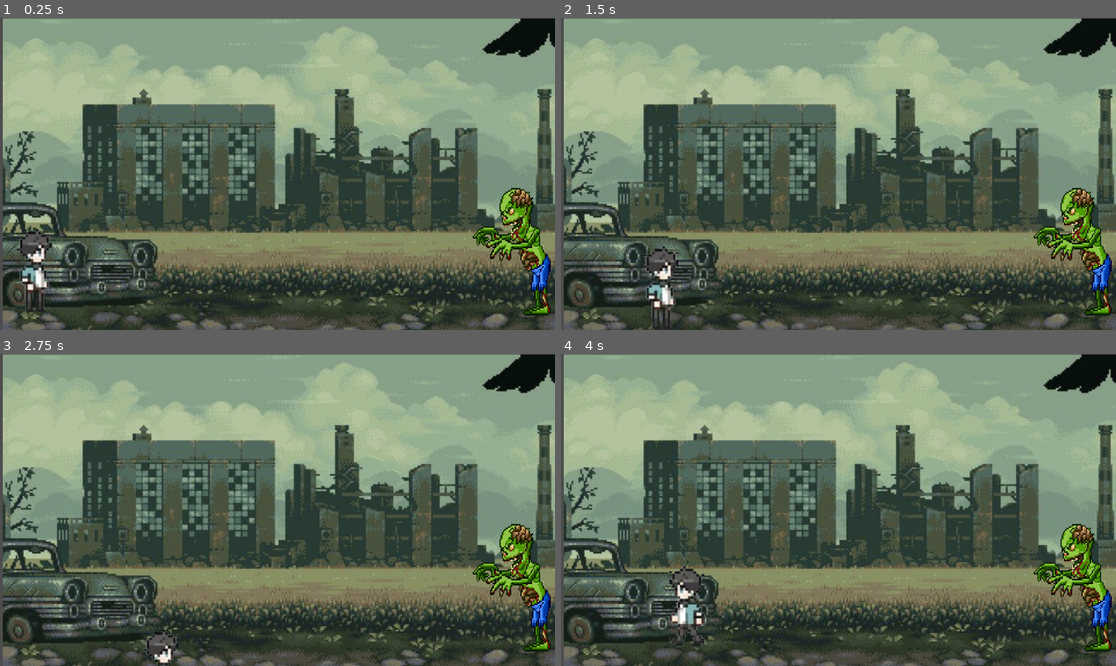
Above: before the commit, frames 1-4 (two rows, left to right).
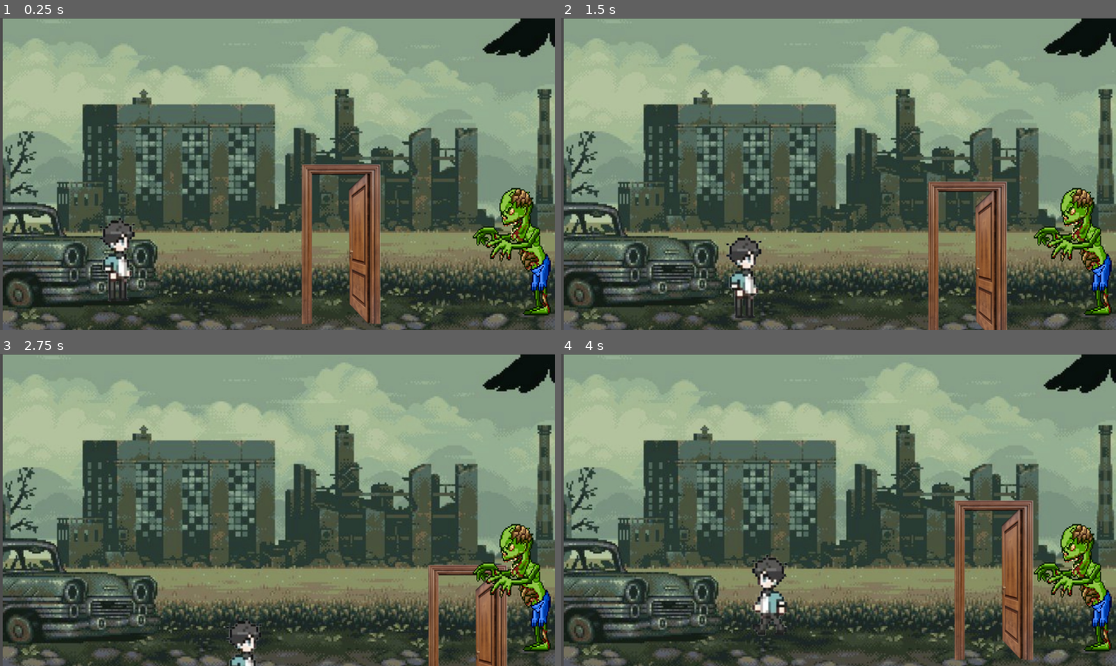
Above: after the commit, the same moments.

Repository: Kasandra2412/Group_Lab2
Game: Godot game, scene res://background.tscn
The game is run twice, just before and just after one commit, with the same random seed, the same clock (stepped at 60 frames per second) and the same inputs.
Inputs:
- Up to frame 1 (0.25 s): no input
- Up to frame 2 (1.5 s): tap Enter at 0.5 s; hold Right (ui_right) 0.53-1.28 s; hold Down (ui_down) from 1.28 s (still down)
- Up to frame 3 (2.75 s): release Down (ui_down) at 2.03 s; hold Right (ui_right) from 2.03 s (still down)
- Up to frame 4 (4 s): release Right (ui_right) at 2.78 s; hold Up (ui_up) 2.78-3.53 s; hold Left (ui_left) from 3.53 s (still down)

The runs differ from the first frame. In frame 1, 5.4% of the frame differs, in the area x 3-69%, y 46-99%; in frame 2, 5.2%; in frame 3, 3.0%; in frame 4, 5.5%, in the area x 19-86%, y 46-98%.

Commit message:
added a door

Diff:
--- a/background.tscn
+++ b/background.tscn
@@ -1,8 +1,9 @@
-[gd_scene load_steps=4 format=3 uid="uid://dsrcny7m8r21x"]
+[gd_scene load_steps=5 format=3 uid="uid://b4o7eo8x8jtok"]
 
 [ext_resource type="Texture2D" uid="uid://2bqexj8hxgpg" path="res://IMG_2435.jpg" id="1_aa1g3"]
-[ext_resource type="PackedScene" uid="uid://bj24ofi5iqa5p" path="res://Character.tscn" id="2_xjaqu"]
-[ext_resource type="PackedScene" uid="uid://c7xi7pn2donxd" path="res://monster.tscn" id="3_ssbw4"]
+[ext_resource type="PackedScene" path="res://Character.tscn" id="2_xjaqu"]
+[ext_resource type="Texture2D" uid="uid://c5jrd57rc4h8s" path="res://door .webp" id="3_2csao"]
+[ext_resource type="PackedScene" path="res://monster.tscn" id="3_ssbw4"]
 
 [node name="Background" type="Sprite2D"]
 position = Vector2(589, 337)
@@ -10,7 +11,13 @@
 texture = ExtResource("1_aa1g3")
 
 [node name="Area2D" parent="." instance=ExtResource("2_xjaqu")]
-position = Vector2(-588.752, 241.714)
+position = Vector2(-399.116, 215.976)
+
+[node name="Node2D" type="Node2D" parent="Area2D"]
+
+[node name="Door" type="Sprite2D" parent="Area2D"]
+position = Vector2(530.318, -67.1426)
+texture = ExtResource("3_2csao")
 
 [node name="Monster" parent="." instance=ExtResource("3_ssbw4")]
 position = Vector2(526.893, 167.737)
--- /dev/null
+++ b/door.tscn
@@ -0,0 +1,7 @@
+[gd_scene load_steps=2 format=3 uid="uid://bnpkoe0uqfk04"]
+
+[ext_resource type="PackedScene" uid="uid://bnpkoe0uqfk04" path="res://door.tscn" id="1_ngl0y"]
+
+[node name="node 2d" type="Node2D"]
+
+[node name="Door" parent="." instance=ExtResource("1_ngl0y")]
--- /dev/null
+++ b/node_2d.tscn
@@ -0,0 +1,7 @@
+[gd_scene load_steps=2 format=3 uid="uid://bl8back7mtfh1"]
+
+[ext_resource type="PackedScene" uid="uid://bnpkoe0uqfk04" path="res://door.tscn" id="1_ro4fk"]
+
+[node name="node 2d" type="Node2D"]
+
+[node name="Door" parent="." instance=ExtResource("1_ro4fk")]
--- /dev/null
+++ b/sprite_2d.tscn
@@ -0,0 +1,40 @@
+[gd_scene load_steps=7 format=3 uid="uid://bxw1moj4ivqfj"]
+
+[ext_resource type="Script" path="res://sprite_2d.gd" id="2_lssfl"]
+[ext_resource type="Texture2D" uid="uid://c6iviqb4f1x0o" path="res://Stand.png" id="3_acxy3"]
+[ext_resource type="Texture2D" uid="uid://ctsh5s8v42sd1" path="res://Walk.png" id="3_lk6xp"]
+[ext_resource type="Texture2D" uid="uid://dnkm20iqwwlum" path="res://icon.svg" id="4_jnjul"]
+
+[sub_resource type="SpriteFrames" id="SpriteFrames_r3kyd"]
+animations = [{
+"frames": [{
+"duration": 1.0,
+"texture": ExtResource("3_acxy3")
+}, {
+"duration": 1.0,
+"texture": ExtResource("3_lk6xp")
+}],
+"loop": true,
+"name": &"walk",
+"speed": 5.0
+}]
+
+[sub_resource type="CapsuleShape2D" id="CapsuleShape2D_yrrjv"]
+radius = 37.0
+height = 172.0
+
+[node name="Area2D" type="Area2D"]
+position = Vector2(126, 556)
+script = ExtResource("2_lssfl")
+metadata/_edit_group_ = true
+
+[node name="AnimatedSprite2D" type="AnimatedSprite2D" parent="."]
+sprite_frames = SubResource("SpriteFrames_r3kyd")
+animation = &"walk"
+
+[node name="CollisionShape2D" type="CollisionShape2D" parent="."]
+shape = SubResource("CapsuleShape2D_yrrjv")
+
+[node name="Icon" type="Sprite2D" parent="."]
+position = Vector2(490, -72)
+texture = ExtResource("4_jnjul")
Binary file added: door .webp
Not shown, added: door .webp.import
Not shown, changed: .DS_Store
